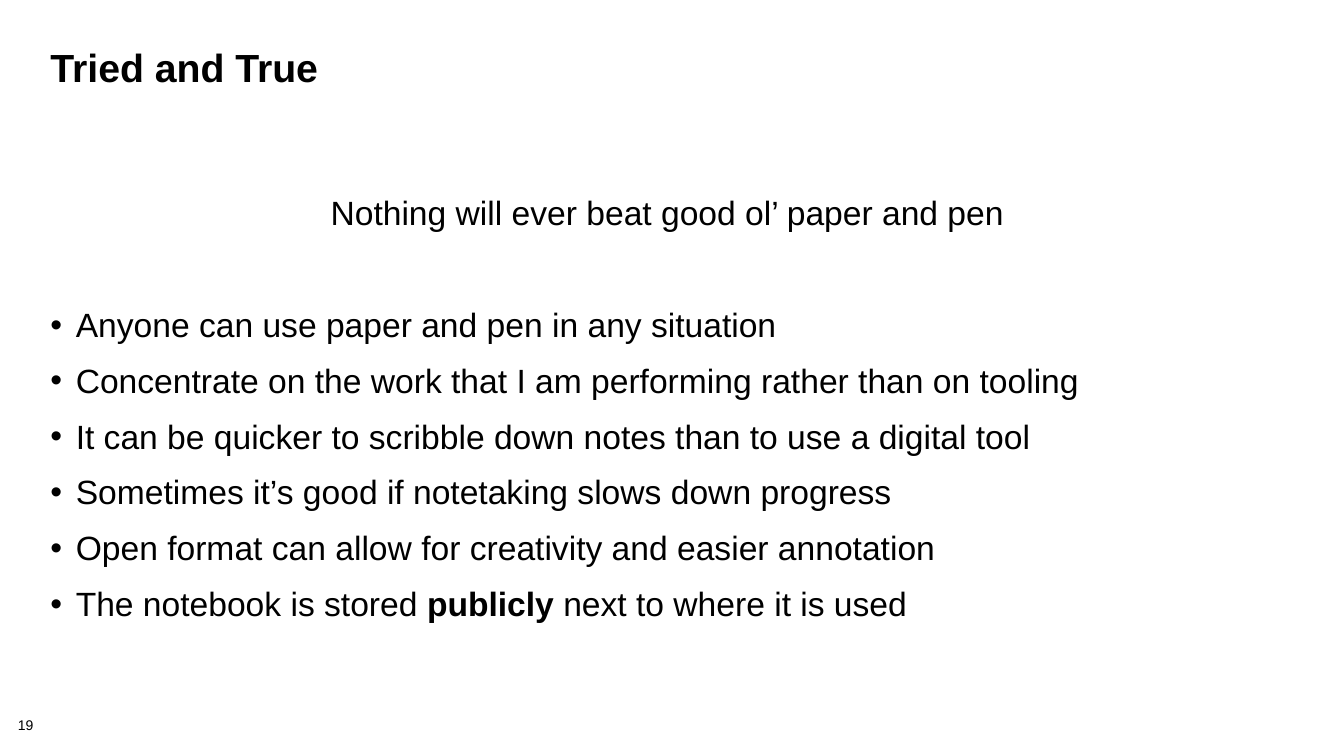
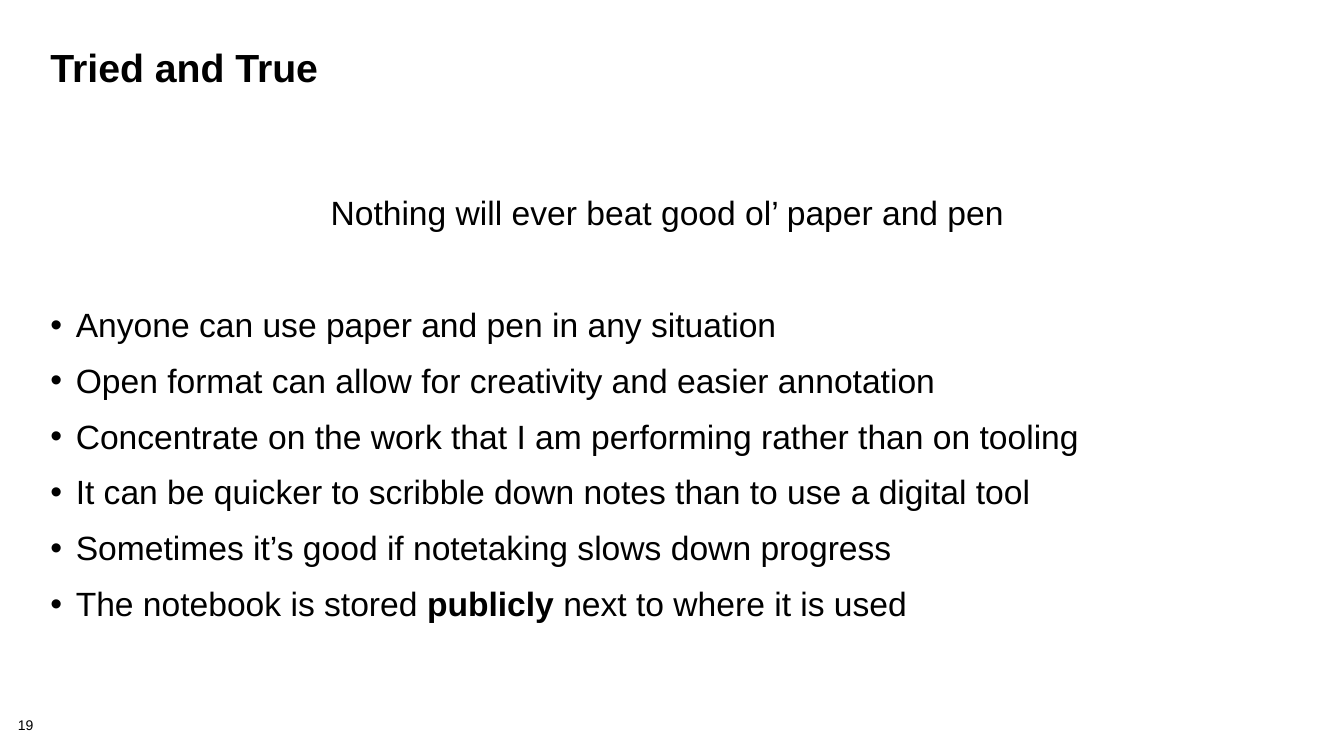
Before and after one commit to bssw-tutorial/presentations, a slide deck: slide 19 of lab-notebooks.pptx. Drawn at 1344x756 pixels with LibreOffice and Linux fonts; fonts in the diff are those of the drawing; background and template pictures are left out. Boxes give left, top, right and bottom in pixels: in the first picture for what was removed or moved away, otherwise in the second. Text is boxed around its words. In the diff, an @@ line names an element or a change of style, - is before the commit and + after.

```diff
--- a/lab-notebooks.pptx
+++ b/lab-notebooks.pptx
@@ text at box(76, 368, 935, 400): paragraph added @@
+• Open format can allow for creativity and easier annotation
@@ text at box(76, 535, 935, 567): paragraph removed @@
-• Open format can allow for creativity and easier annotation
```
Also in this commit, not shown: 4 other slides changed.
